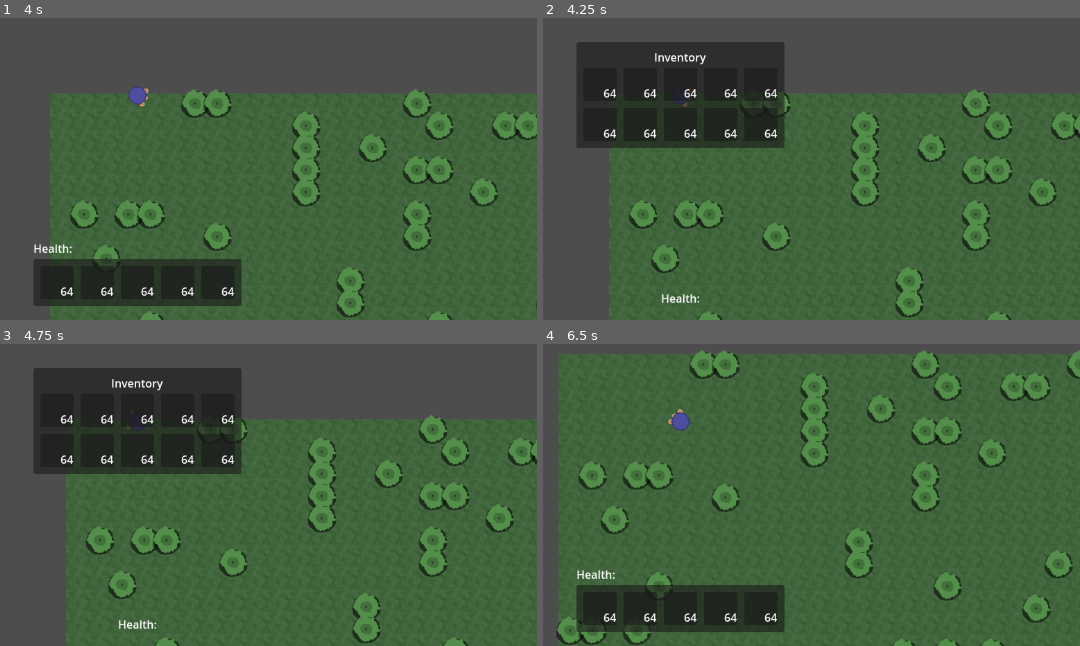
Above: before the commit, frames 1-4 (two rows, left to right).
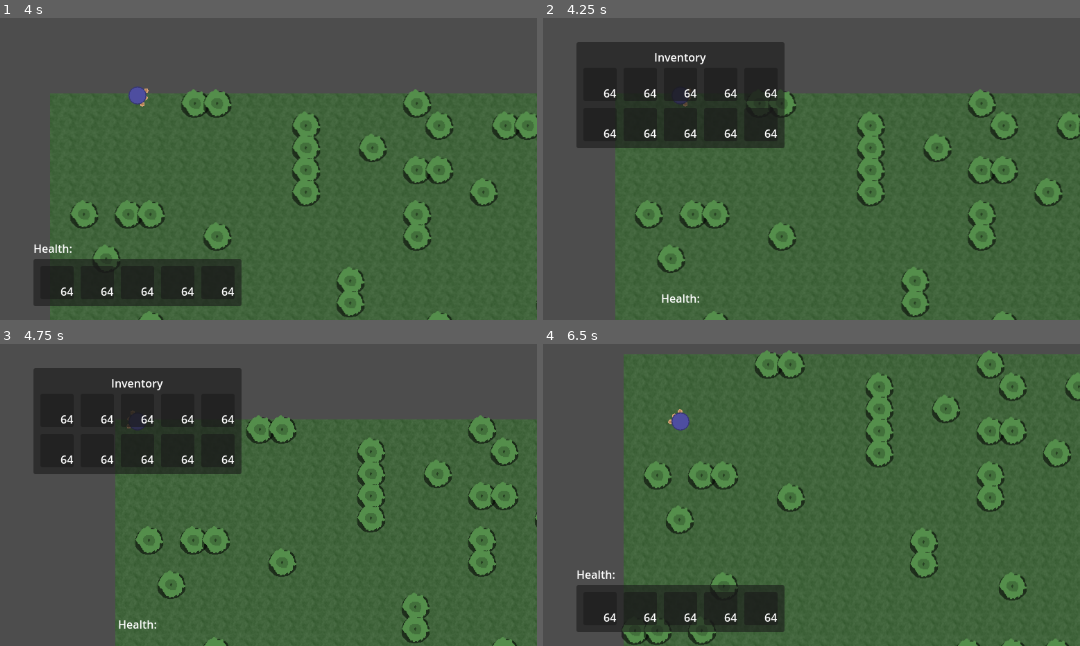
Above: after the commit, the same moments.

Repository: artmouse155/lets_survive
Game: Godot game, scene res://Scenes/WorldTest.tscn
Two runs of this game, one before a commit and one after it. Both use one fixed random seed, a clock stepped at 60 frames per second and the inputs below.
Inputs (mouse positions are in pixels of both pictures, inside the frame that each line leads up to):
- Up to frame 1 (4 s): tap Enter at 0.5 s; hold D (right) 0.53-1.28 s; tap X (drop) at 0.6, 1.55, 2.1, 3.05, 3.8 s; click (139, 96) at 0.67 s; move the mouse to (outside the picture) at 1.27 s; hold S (down) 1.28-2.03 s; click (outside the picture) at 1.35 s; move the mouse to (outside the picture) at 2.02 s; hold D (right) 2.03-2.78 s; click (outside the picture) at 2.17 s; move the mouse to (96, 184) at 2.77 s; hold W (up) 2.78-3.53 s; tap 1 (select_0) at 2.85 s; click (96, 184) at 2.92 s; move the mouse to (375, 162) at 3.52 s; hold A (left) from 3.53 s (still down); tap 2 (select_1) at 3.6 s; click (375, 162) at 3.67 s
- Up to frame 2 (4.25 s): keep holding A (left); tap E (open_inventory) at 4.15 s
- Up to frame 3 (4.75 s): keep holding A (left); move the mouse to (outside the picture) at 4.27 s; tap Mouse wheel down (select_next) at 4.35 s; click (outside the picture) at 4.42 s; tap X (drop) at 4.55 s
- Up to frame 4 (6.5 s): tap Escape (pause) at 4.9 s; move the mouse to (720, 422) at 5.02 s; release A (left) at 5.03 s; hold S (down) 5.03-5.78 s; tap Mouse wheel up (select_prev) at 5.1 s; click (720, 422) at 5.17 s; tap X (drop) at 5.3, 5.85 s; move the mouse to (outside the picture) at 5.77 s; hold D (right) from 5.78 s (still down); click (outside the picture) at 5.92 s

Frame 1 is identical in both runs. In frame 2, 6.4% of the frame differs, in the area x 12-100%, y 23-100%; in frame 3, 13%; in frame 4, 17%, in the area x 2-100%, y 1-100%.

Commit message:
🚧(brain) signal madness

Diff:
--- a/Scenes/game_container.tscn
+++ b/Scenes/game_container.tscn
@@ -35,7 +35,7 @@
 
 [node name="World" parent="SubViewportContainer/SubViewport" instance=ExtResource("2_juifl")]
 
-[node name="GameUI" type="Control" parent="." node_paths=PackedStringArray("health_label", "pause_screen", "hotbar", "inventory_ui", "self_brain")]
+[node name="GameUI" type="Control" parent="." node_paths=PackedStringArray("health_label", "pause_screen", "hotbar", "inventory_ui")]
 process_mode = 3
 layout_mode = 1
 anchors_preset = 15
@@ -48,7 +48,6 @@
 pause_screen = NodePath("../PauseScreen")
 hotbar = NodePath("SafeZone/VBoxContainer/Hotbar")
 inventory_ui = NodePath("SafeZone/InventoryUI")
-self_brain = NodePath("../SubViewportContainer/SubViewport/World/SelfBrain")
 
 [node name="SafeZone" type="MarginContainer" parent="GameUI"]
 layout_mode = 1
@@ -186,8 +185,8 @@
 
 [connection signal="set_pause" from="." to="GameUI" method="set_pause"]
 [connection signal="gui_input" from="GameUI" to="GameUI" method="_on_gui_input"]
-[connection signal="left_clicked" from="GameUI/SafeZone/InventoryUI" to="SubViewportContainer/SubViewport/World/SelfBrain" method="on_inv_slot_left_clicked"]
-[connection signal="right_clicked" from="GameUI/SafeZone/InventoryUI" to="SubViewportContainer/SubViewport/World/SelfBrain" method="on_inv_slot_right_clicked"]
+[connection signal="left_clicked" from="GameUI/SafeZone/InventoryUI" to="GameUI" method="_on_inventory_left_clicked"]
+[connection signal="right_clicked" from="GameUI/SafeZone/InventoryUI" to="GameUI" method="_on_inventory_right_clicked"]
 [connection signal="pressed" from="PauseScreen/MarginContainer/VBoxContainer/resume" to="GameUI" method="resume"]
 [connection signal="pressed" from="PauseScreen/MarginContainer/VBoxContainer/return" to="." method="return_to_main_menu"]
 
--- a/Scenes/game_ui.gd
+++ b/Scenes/game_ui.gd
@@ -1,85 +1,100 @@
-extends Control
+class_name GameUI extends Control
 
 @export var health_label : Label
 @export var pause_screen : Control
 @export var hotbar : Hotbar
 @export var inventory_ui : InventoryUI
-@export var self_brain : SelfBrain
 
 var is_in_ingame_ui : bool = false
-
-# Called when the node enters the scene tree for the first time.
-func _ready() -> void:
-	pass # Replace with function body.
 
 func _process(_delta: float) -> void:
 
 	if is_in_ingame_ui:
 		if Input.is_action_just_pressed("pause") or Input.is_action_just_pressed("open_inventory"):
 			is_in_ingame_ui = false
-			self_brain.set_movement_enabled(true)
-			_drop_floating_ui_item()
+			_set_self_movement_enabled(true)
+			_emit_drop_all_floating()
 			inventory_ui.hide()
 			hotbar.show()
 		elif Input.is_action_just_pressed("drop_all"):
 			var touching_mouse_index := inventory_ui.get_touching_mouse_index()
 			if touching_mouse_index != -1:
-				self_brain.emit_drop_all_index(touching_mouse_index)
+				_emit_drop_all_index(touching_mouse_index)
 		elif Input.is_action_just_pressed("drop"):
 				var touching_mouse_index := inventory_ui.get_touching_mouse_index()
 				if touching_mouse_index != -1:
-					self_brain.emit_drop_index(touching_mouse_index)
+					_emit_drop_index(touching_mouse_index)
 	else:
 		if Input.is_action_just_pressed("pause"):
 			set_pause(!get_tree().paused)
 		elif Input.is_action_just_pressed("open_inventory"):
 			is_in_ingame_ui = true
-			self_brain.set_movement_enabled(false)
-
-			## We shouldn't need this if we are updating as often as we should.
-			#inventory_ui.update(player_self.get_inventory())
-
+			_set_self_movement_enabled(false)
 			inventory_ui.show()
 			hotbar.hide()
 			return
+
 
 func set_pause(pause: bool) -> void:
 	get_tree().paused = pause
 	pause_screen.visible = get_tree().paused
 
+
 func resume() -> void:
 	set_pause(false)
+
 
 # Called every frame. 'delta' is the elapsed time since the previous frame.
 func on_player_inventory_updated(inventory : Array[Item], floating_item : Item) -> void:
 	hotbar.update_hotbar(inventory.slice(0,5))
 	inventory_ui.update(inventory, floating_item)
 
-func on_health_updated(health : float) -> void:
+
+func _on_health_updated(health : float) -> void:
 	health_label.text = "Health: %s" % str(health)
 
-func on_selected_index_updated(index : int) -> void:
+
+func _on_selected_index_updated(index : int) -> void:
 	hotbar.set_selected(index)
 
-func on_item_collected(item : Item) -> void:
+
+func _on_item_collected(item : Item) -> void:
 	#print("Collected %s" % str(item))
 	# TODO: Add toast saying "You got <item>
 	pass
-
-func _drop_floating_ui_item() -> void:
-	self_brain.emit_drop_floating()
 
 func _on_gui_input(event : InputEvent) -> void:
 	if event is InputEventMouseButton and event.pressed:
 		match event.button_index:
 			MOUSE_BUTTON_LEFT:
-				_drop_floating_ui_item()
+				_emit_drop_all_floating()
 			MOUSE_BUTTON_RIGHT:
-				_drop_floating_ui_item()
+				_emit_drop_floating()
+
+
+func _set_self_movement_enabled(enabled : bool) -> void:
+	pass
+
+
+func _emit_drop_floating() -> void:
+	pass
+
+
+func _emit_drop_all_floating() -> void:
+	pass
+
+
+func _emit_drop_index(index: int) -> void:
+	pass
+
+
+func _emit_drop_all_index(index: int) -> void:
+	pass
+
 
 func _on_inventory_left_clicked(index: int) -> void:
 	pass
 
+
 func _on_inventory_right_clicked(index: int) -> void:
 	pass
-	# EMIT MY OWN
--- a/Scenes/world.tscn
+++ b/Scenes/world.tscn
@@ -23,6 +23,7 @@
 ground = NodePath("Ground")
 above_ground = NodePath("AboveGround")
 entity_spawner = NodePath("EntitySpawner")
+metadata/_custom_type_script = "uid://d4nnyh3h5l7bl"
 
 [node name="SelfBrain" type="Node" parent="."]
 script = ExtResource("3_5ukr8")
--- /dev/null
+++ b/Scripts/BrainModel/PlayerBrain.gd
@@ -0,0 +1,28 @@
+@abstract
+class_name PlayerBrain extends PersonBrain
+
+var is_movement_disabled : bool = false
+
+signal drop_floating()
+signal in_ui(in_ui: bool)
+signal inventory_left_clicked(index: int)
+signal inventory_right_clicked(index: int)
+
+func set_movement_enabled(enabled : bool) -> void:
+	is_movement_disabled = !enabled
+	_emit(in_ui,!enabled)
+	if is_movement_disabled:
+		_emit(movement_vector,Vector2.ZERO)
+		_emit(go_idle)
+
+
+func on_inv_slot_left_clicked(index : int) -> void:
+	_emit(inventory_left_clicked, index)
+
+
+func on_inv_slot_right_clicked(index : int) -> void:
+	_emit(inventory_right_clicked, index)
+
+
+func emit_drop_floating() -> void:
+	_emit(drop_floating)
--- a/Scripts/BrainModel/SelfBrain.gd
+++ b/Scripts/BrainModel/SelfBrain.gd
@@ -1,11 +1,4 @@
-class_name SelfBrain extends PersonBrain
-
-var is_movement_disabled : bool = false
-
-signal drop_floating()
-signal in_ui(in_ui: bool)
-signal inventory_left_clicked(index: int)
-signal inventory_right_clicked(index: int)
+class_name SelfBrain extends PlayerBrain
 
 func _physics_process(_delta: float) -> void:
 
@@ -40,23 +33,3 @@
 func _get_movement_vector() -> void:
 	var input_direction = Input.get_vector("left", "right", "up", "down")
 	_emit(movement_vector,input_direction)
-
-
-func set_movement_enabled(enabled : bool) -> void:
-	is_movement_disabled = !enabled
-	_emit(in_ui,!enabled)
-	if is_movement_disabled:
-		_emit(movement_vector,Vector2.ZERO)
-		_emit(go_idle)
-
-
-func on_inv_slot_left_clicked(index : int) -> void:
-	_emit(inventory_left_clicked, index)
-
-
-func on_inv_slot_right_clicked(index : int) -> void:
-	_emit(inventory_right_clicked, index)
-
-
-func emit_drop_floating() -> void:
-	_emit(drop_floating)
--- a/Scripts/EntityModel/player_entity.gd
+++ b/Scripts/EntityModel/player_entity.gd
@@ -7,14 +7,14 @@
 
 func _connect_to_brain() -> void:
 	super._connect_to_brain()
-	if brain is SelfBrain:
+	if brain is PlayerBrain:
 		brain.drop_floating.connect(_drop_floating)
 		brain.in_ui.connect(_set_in_ui)
 		brain.inventory_left_clicked.connect(_on_inventory_left_click)
 		brain.inventory_right_clicked.connect(_on_inventory_right_click)
 
 func set_movement_enabled(enabled : bool) -> void:
-	if brain is SelfBrain:
+	if brain is PlayerBrain:
 		brain.set_movement_enabled(enabled)
 
 func _emit_inventory_updated() -> void:
--- a/Scripts/entity_spawner.gd
+++ b/Scripts/entity_spawner.gd
@@ -1,4 +1,8 @@
 class_name EntitySpawner extends Node2D
+
+signal self_inventory_updated(inventory : Array[Item], floating_item : Item)
+signal self_item_collected(item : Item)
+signal self_health_updated(health : float)
 
 const PLAYER_PACKED : PackedScene = preload("uid://bfwu7kuh082tc")
 @export var self_brain : SelfBrain
@@ -14,4 +18,10 @@
 	if is_self:
 		player.add_child(Camera2D.new())
 		player.brain = self_brain
+		_pipe_signal(player.player_inventory_updated,self_inventory_updated)
+		_pipe_signal(player.health_updated,self_health_updated)
+		_pipe_signal(player.item_collected,self_item_collected)
 	add_child(player)
+
+func _pipe_signal(source : Signal, output : Signal) -> void:
+	source.connect(func(...args): output.emit.callv(args))
--- a/Scripts/world.gd
+++ b/Scripts/world.gd
@@ -7,6 +7,7 @@
 @export var above_ground : TileMapLayer
 
 @export var entity_spawner : EntitySpawner
+@export var game_ui : GameUI
 
 const PACKED_TREE : PackedScene = preload("uid://dg8ianfbwidj5")
 
@@ -33,6 +34,7 @@
 			if (noise_val < .1) && (random.randf() < .1):
 				_spawn_tree(ground.map_to_local(Vector2i(x,y)))
 
+
 func _spawn_tree(coords : Vector2) -> void:
 	var tree : Breakable = PACKED_TREE.instantiate()
 	tree.position = coords
@@ -46,7 +48,3 @@
 	elif (noise_val < .25):
 		return SAND_ATLAS
 	return WATER_ATLAS
-
-# Called when the node enters the scene tree for the first time.
-func _ready() -> void:
-	pass # Replace with function body.
Not shown, added: Scripts/BrainModel/PlayerBrain.gd.uid
